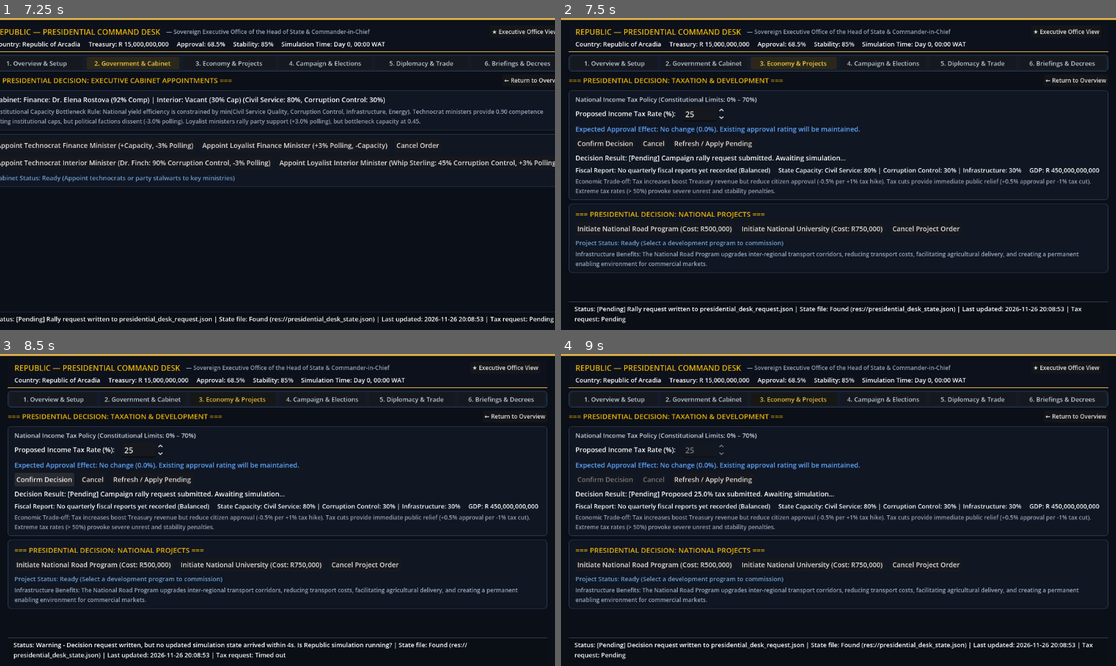
Above: before the commit, frames 1-4 (two rows, left to right).
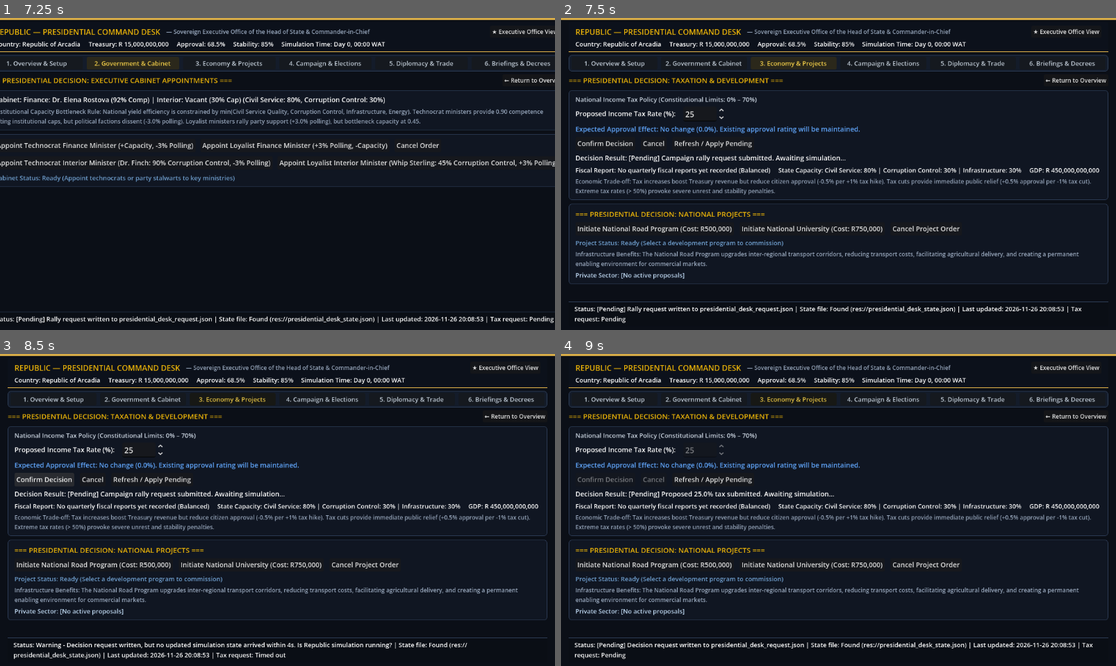
Above: after the commit, the same moments.

Repository: Don-Walesky/Republic-Game
Game: Godot game, scene res://PresidentialDesk.tscn
The game is run twice, just before and just after one commit, with the same random seed, the same clock (stepped at 60 frames per second) and the same inputs.
Inputs:
- Up to frame 1 (7.25 s): click "4. Campaign & Elections" at 0.5 s; click "4. Campaign & Elections" at 1.25 s; click "Hold Campaign Rally (Cost: R2…" at 2 s; click "★ Executive Office View" at 2.75 s; click "4. Campaign & Elections" at 3.5 s; click "Hold Campaign Rally (Cost: R2…" at 4.25 s; click "1. Overview & Setup" at 5 s; click "Campaign & Elections →" at 5.75 s; click "2. Government & Cabinet" at 6.5 s
- Up to frame 2 (7.5 s): click "3. Economy & Projects" at 7.25 s
- Up to frame 3 (8.5 s): click "Confirm Decision" at 8 s
- Up to frame 4 (9 s): click "Confirm Decision" at 8.75 s

Frame 1 is identical in both runs. In frame 2, 0.6% of the frame differs, in the area x 1-99%, y 80-86%; in frame 3, 0.6%; in frame 4, 0.6%.

Commit message:
fix(client): restore missing Phase 3-5 UI nodes in PresidentialDesk and add regression test

Diff:
--- a/client/godot/PresidentialDesk.gd
+++ b/client/godot/PresidentialDesk.gd
@@ -322,6 +322,16 @@
 		media_summary_label = _get_required_node("MediaSummaryLabel") as Label
 	if investment_summary_label == null:
 		investment_summary_label = _get_required_node("InvestmentSummaryLabel") as Label
+	if strategic_direction_label == null:
+		strategic_direction_label = _get_required_node("StrategicDirectionLabel") as Label
+	if strategic_focus_label == null:
+		strategic_focus_label = _get_required_node("StrategicFocusLabel") as Label
+	if military_progression_label == null:
+		military_progression_label = _get_required_node("MilitaryProgressionLabel") as Label
+	if intelligence_status_label == null:
+		intelligence_status_label = _get_required_node("IntelligenceStatusLabel") as Label
+	if intelligence_dossier_label == null:
+		intelligence_dossier_label = _get_required_node("IntelligenceDossierLabel") as Label
 
 	if buy_admin_buff_button == null:
 		buy_admin_buff_button = _get_required_node("VBoxContainer/BuffsHBox/AdminBuffPanel/AdminBuffVBox/BuyAdminBuffButton") as Button
--- a/client/godot/PresidentialDesk.tscn
+++ b/client/godot/PresidentialDesk.tscn
@@ -630,6 +630,13 @@
 text = "Infrastructure Benefits: The National Road Program upgrades inter-regional transport corridors, reducing transport costs, facilitating agricultural delivery, and creating a permanent enabling environment for commercial markets."
 autowrap_mode = 2
 
+[node name="InvestmentSummaryLabel" type="Label" parent="VBoxContainer/ContentScroll/SectionsContainer/SectionEconomy/NationalProjectsPanel/ProjectsVBox"]
+layout_mode = 2
+theme_override_colors/font_color = Color(0.75, 0.85, 0.95, 1)
+theme_override_font_sizes/font_size = 13
+text = "Private Capital & Investment: [No Active Proposals]"
+autowrap_mode = 2
+
 [node name="SectionCampaign" type="VBoxContainer" parent="VBoxContainer/ContentScroll/SectionsContainer"]
 visible = false
 layout_mode = 2
@@ -973,6 +980,45 @@
 theme_override_colors/font_color = Color(0.65, 0.85, 0.75, 1)
 theme_override_font_sizes/font_size = 13
 text = "Offline Status: Real-time simulation aligned. Zero pending offline cycles."
+autowrap_mode = 2
+
+[node name="MediaSummaryLabel" type="Label" parent="VBoxContainer/ContentScroll/SectionsContainer/SectionBriefings/NationalBriefingPanel/NationalBriefingVBox"]
+layout_mode = 2
+theme_override_colors/font_color = Color(0.75, 0.85, 0.95, 1)
+theme_override_font_sizes/font_size = 13
+text = "Media Environment: [No Media Reports]"
+autowrap_mode = 2
+
+[node name="StrategicDirectionLabel" type="Label" parent="VBoxContainer/ContentScroll/SectionsContainer/SectionBriefings/NationalBriefingPanel/NationalBriefingVBox"]
+layout_mode = 2
+theme_override_colors/font_color = Color(0.917647, 0.701961, 0.0313726, 1)
+theme_override_font_sizes/font_size = 13
+text = "Strategic Direction: Industrialisation (Progress: 0.0%)"
+
+[node name="StrategicFocusLabel" type="Label" parent="VBoxContainer/ContentScroll/SectionsContainer/SectionBriefings/NationalBriefingPanel/NationalBriefingVBox"]
+layout_mode = 2
+theme_override_colors/font_color = Color(0.75, 0.85, 0.95, 1)
+theme_override_font_sizes/font_size = 13
+text = "Strategic Focus: [No National Focus Set]"
+autowrap_mode = 2
+
+[node name="MilitaryProgressionLabel" type="Label" parent="VBoxContainer/ContentScroll/SectionsContainer/SectionBriefings/NationalBriefingPanel/NationalBriefingVBox"]
+layout_mode = 2
+theme_override_colors/font_color = Color(0.85, 0.75, 0.5, 1)
+theme_override_font_sizes/font_size = 13
+text = "Military Level: 12 (Base: 12) | Counterintelligence: 50.0"
+
+[node name="IntelligenceStatusLabel" type="Label" parent="VBoxContainer/ContentScroll/SectionsContainer/SectionBriefings/NationalBriefingPanel/NationalBriefingVBox"]
+layout_mode = 2
+theme_override_colors/font_color = Color(0.65, 0.85, 0.75, 1)
+theme_override_font_sizes/font_size = 13
+text = "Intelligence: Tier 0 (Domestic / Recon Only)"
+
+[node name="IntelligenceDossierLabel" type="Label" parent="VBoxContainer/ContentScroll/SectionsContainer/SectionBriefings/NationalBriefingPanel/NationalBriefingVBox"]
+layout_mode = 2
+theme_override_colors/font_color = Color(0.75, 0.85, 0.95, 1)
+theme_override_font_sizes/font_size = 13
+text = "Classified Dossier: None"
 autowrap_mode = 2
 
 [node name="CrisisPanel" type="PanelContainer" parent="VBoxContainer/ContentScroll/SectionsContainer/SectionBriefings"]
--- /dev/null
+++ b/client/godot/test_presidential_desk_phase3_5_nodes.gd
@@ -0,0 +1,158 @@
+extends SceneTree
+
+## Regression Test: Presidential Desk Phase 3-5 UI Node Presence & State Binding
+## Verifies that all 7 Phase 3-5 nodes exist in PresidentialDesk.tscn and update their
+## display text from authoritative simulation state snapshots without engine warnings.
+
+func _init() -> void:
+	print("==============================================================")
+	print("  REPUBLIC - PRESIDENTIAL DESK PHASE 3-5 NODE REGRESSION TEST ")
+	print("==============================================================")
+
+	var scene_res := load("res://PresidentialDesk.tscn")
+	if scene_res == null:
+		printerr("[FAIL]: Failed to load res://PresidentialDesk.tscn")
+		quit(1)
+		return
+
+	var desk = scene_res.instantiate()
+	if desk == null:
+		printerr("[FAIL]: Failed to instantiate PresidentialDesk")
+		quit(1)
+		return
+
+	root.add_child(desk)
+	desk._init_controls()
+
+	var success := true
+
+	# 1. Verify Node References Exist and Are Not Null
+	print("\n--- Check 1: Node References in Scene Tree ---")
+	if desk.media_summary_label == null:
+		printerr("[FAIL]: media_summary_label is null!")
+		success = false
+	else:
+		print("  [OK]: media_summary_label found in scene tree.")
+
+	if desk.investment_summary_label == null:
+		printerr("[FAIL]: investment_summary_label is null!")
+		success = false
+	else:
+		print("  [OK]: investment_summary_label found in scene tree.")
+
+	if desk.strategic_direction_label == null:
+		printerr("[FAIL]: strategic_direction_label is null!")
+		success = false
+	else:
+		print("  [OK]: strategic_direction_label found in scene tree.")
+
+	if desk.strategic_focus_label == null:
+		printerr("[FAIL]: strategic_focus_label is null!")
+		success = false
+	else:
+		print("  [OK]: strategic_focus_label found in scene tree.")
+
+	if desk.military_progression_label == null:
+		printerr("[FAIL]: military_progression_label is null!")
+		success = false
+	else:
+		print("  [OK]: military_progression_label found in scene tree.")
+
+	if desk.intelligence_status_label == null:
+		printerr("[FAIL]: intelligence_status_label is null!")
+		success = false
+	else:
+		print("  [OK]: intelligence_status_label found in scene tree.")
+
+	if desk.intelligence_dossier_label == null:
+		printerr("[FAIL]: intelligence_dossier_label is null!")
+		success = false
+	else:
+		print("  [OK]: intelligence_dossier_label found in scene tree.")
+
+	# 2. Verify State Binding & Rendering
+	print("\n--- Check 2: Authoritative State Snapshot Binding ---")
+	var sample_state: Dictionary = {
+		"country_name": "Republic of Solaria",
+		"treasury": "R 10,000,000",
+		"approval": "55.0%",
+		"stability": "78.0%",
+		"media_summary": "3 active news outlets | Independent press rating 85%",
+		"investment_summary": "2 pending domestic investment proposals (R 45M capital)",
+		"strategic_direction": "Industrialisation",
+		"strategic_direction_display": "Industrialisation & Manufacturing Expansion",
+		"strategic_focus_statement": "Prioritise industrial infrastructure and manufacturing capability.",
+		"strategic_transition_remaining": 5,
+		"strategic_progress_index": 42.5,
+		"military_level": 18,
+		"base_military_level": 14,
+		"counterintelligence_level": 62.0,
+		"basic_espionage_unlocked": true,
+		"advanced_espionage_unlocked": false,
+		"espionage_lock_reason": "Requires Military Level 20 (Current: 18).",
+		"acquired_intelligence_dossiers": [
+			{
+				"title": "Operation Nightfall Reconnaissance",
+				"target_country_name": "Valoria",
+				"confidence": "High",
+				"freshness_days_remaining": 25
+			}
+		]
+	}
+
+	desk.apply_state(sample_state)
+
+	if not desk.media_summary_label.text.contains("Independent press rating 85%"):
+		printerr("[FAIL]: MediaSummaryLabel text did not reflect media_summary: ", desk.media_summary_label.text)
+		success = false
+	else:
+		print("  [OK]: MediaSummaryLabel renders authoritative media summary.")
+
+	if not desk.investment_summary_label.text.contains("R 45M capital"):
+		printerr("[FAIL]: InvestmentSummaryLabel text did not reflect investment_summary: ", desk.investment_summary_label.text)
+		success = false
+	else:
+		print("  [OK]: InvestmentSummaryLabel renders authoritative investment summary.")
+
+	if not desk.strategic_direction_label.text.contains("Industrialisation") or not desk.strategic_direction_label.text.contains("42.5%"):
+		printerr("[FAIL]: StrategicDirectionLabel text did not reflect direction/progress: ", desk.strategic_direction_label.text)
+		success = false
+	else:
+		print("  [OK]: StrategicDirectionLabel renders strategic direction and transition countdown.")
+
+	if not desk.strategic_focus_label.text.contains("manufacturing capability"):
+		printerr("[FAIL]: StrategicFocusLabel text did not reflect focus statement: ", desk.strategic_focus_label.text)
+		success = false
+	else:
+		print("  [OK]: StrategicFocusLabel renders strategic focus statement.")
+
+	if not desk.military_progression_label.text.contains("Military Level: 18") or not desk.military_progression_label.text.contains("Counterintelligence: 62.0"):
+		printerr("[FAIL]: MilitaryProgressionLabel text did not reflect military progression: ", desk.military_progression_label.text)
+		success = false
+	else:
+		print("  [OK]: MilitaryProgressionLabel renders composite military level & counterintelligence.")
+
+	if not desk.intelligence_status_label.text.contains("Tier 1") or not desk.intelligence_status_label.text.contains("Requires Military Level 20"):
+		printerr("[FAIL]: IntelligenceStatusLabel text did not reflect intelligence status: ", desk.intelligence_status_label.text)
+		success = false
+	else:
+		print("  [OK]: IntelligenceStatusLabel renders intelligence tier and lock reasons.")
+
+	if not desk.intelligence_dossier_label.text.contains("Operation Nightfall Reconnaissance"):
+		printerr("[FAIL]: IntelligenceDossierLabel text did not reflect acquired dossier: ", desk.intelligence_dossier_label.text)
+		success = false
+	else:
+		print("  [OK]: IntelligenceDossierLabel renders classified dossier summary.")
+
+	desk.queue_free()
+
+	if success:
+		print("\n==============================================================")
+		print(" [PASS]: ALL 7 PHASE 3-5 UI NODES CONFIRMED PRESENT & FUNCTIONAL! ")
+		print("==============================================================")
+		quit(0)
+	else:
+		printerr("\n==============================================================")
+		printerr(" [FAIL]: REGRESSION DETECTED IN PHASE 3-5 UI NODES!           ")
+		printerr("==============================================================")
+		quit(1)
